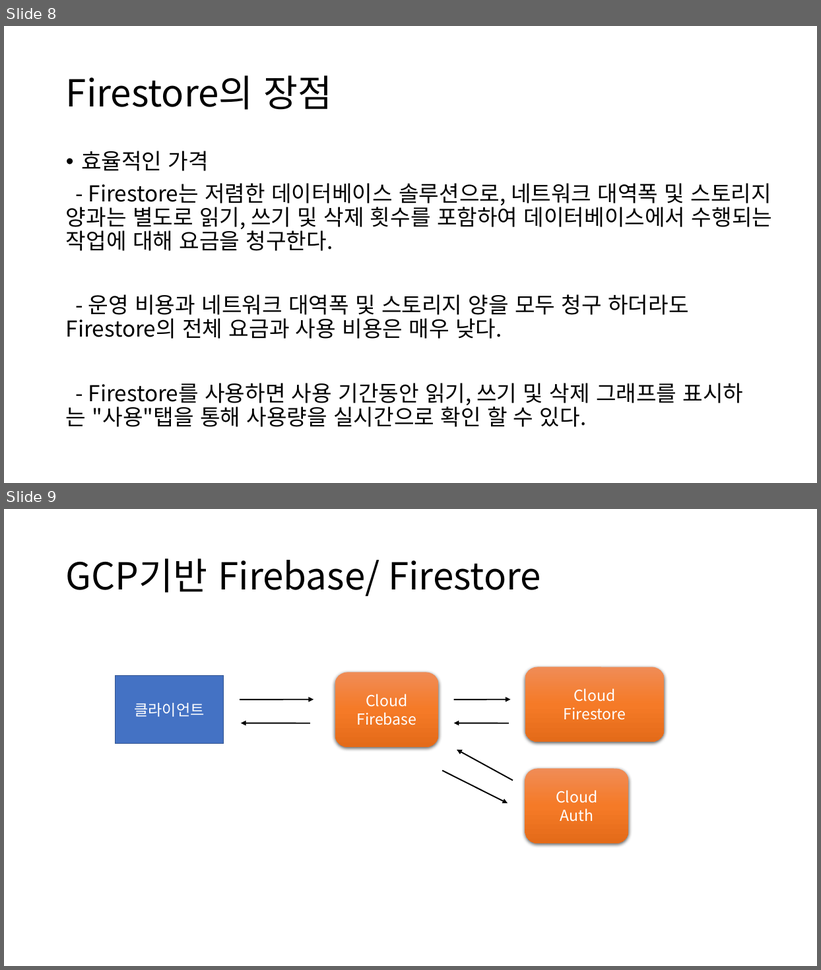
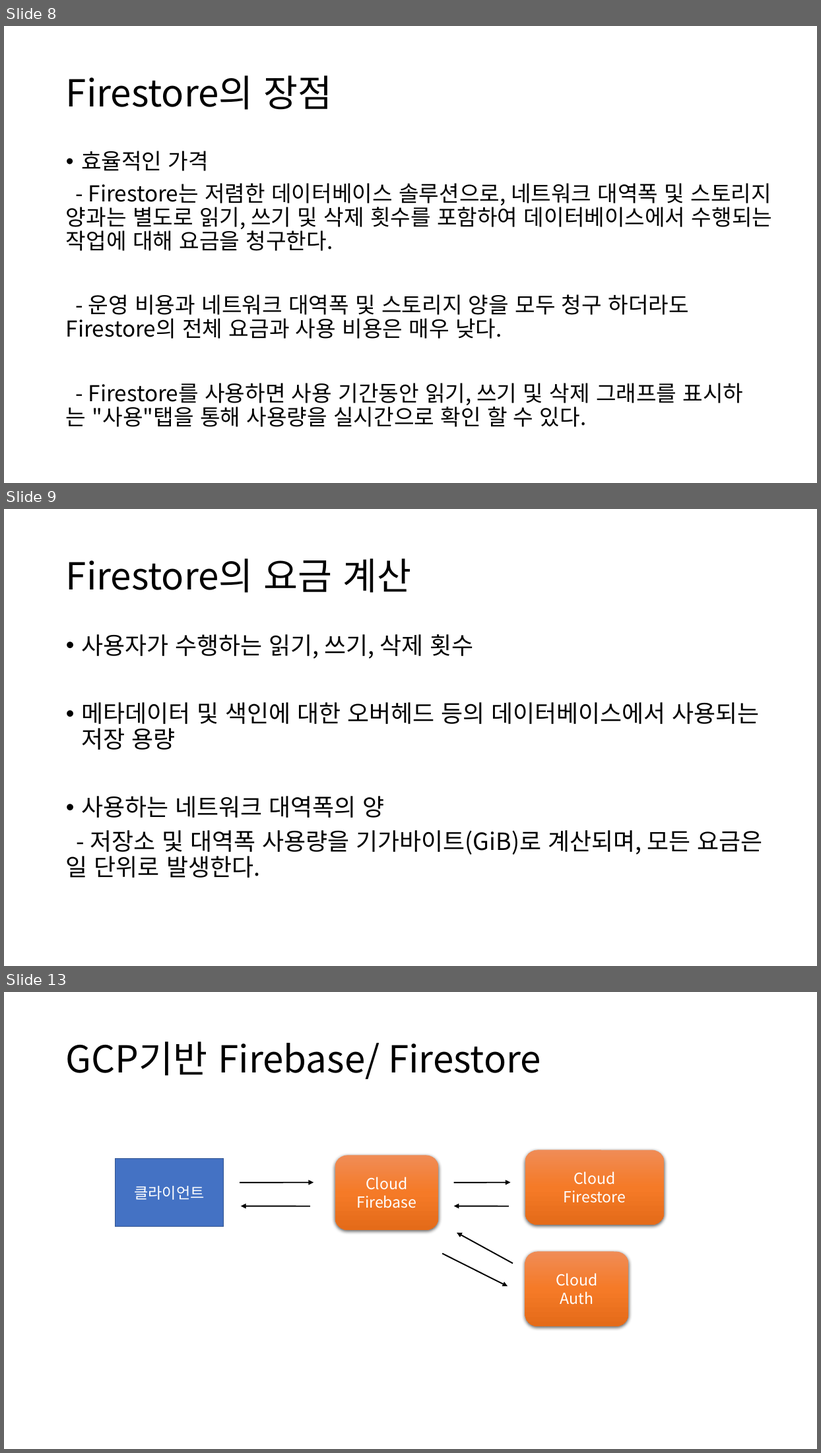
Before and after one commit to popuyaha/gcp-bootstrap-client, a slide deck: GCP기반 Serverless 아키텍쳐.pptx. Shown one above the other, each under a label of ours: slides 8 and 9 before the commit, slides 8, 9 and 13 after it; the slides between them are not shown. The pictures are 821x970 and 821x1453 pixels, drawn with LibreOffice and Linux fonts; fonts in the diff are those of the drawing. Boxes give left, top, right and bottom in pixels: in the first picture for what was removed or moved away, otherwise in the second. Text is boxed around its words. In the diff, an @@ line names an element or a change of style, - is before the commit and + after.

```diff
--- a/GCP기반 Serverless 아키텍쳐.pptx
+++ b/GCP기반 Serverless 아키텍쳐.pptx
@@ slide 9 added at box(4, 509, 817, 966), background #FFFFFF @@
@@ title added at box(66, 559, 411, 593), 44 pt, text #000000 @@
+Firestore의 요금 계산
@@ text added at box(66, 634, 762, 878), 28 pt, text #000000 @@
+• 사용자가 수행하는 읽기, 쓰기, 삭제 횟수
+• 메타데이터 및 색인에 대한 오버헤드 등의 데이터베이스에서 사용되는 저장 용량
+• 사용하는 네트워크 대역폭의 양
+- 저장소 및 대역폭 사용량을 기가바이트(GiB)로 계산되며, 모든 요금은 일 단위로 발생한다.
@@ what was slide 9 is now slide 13 @@
```
Also in this commit, not shown: 3 other slides added.
